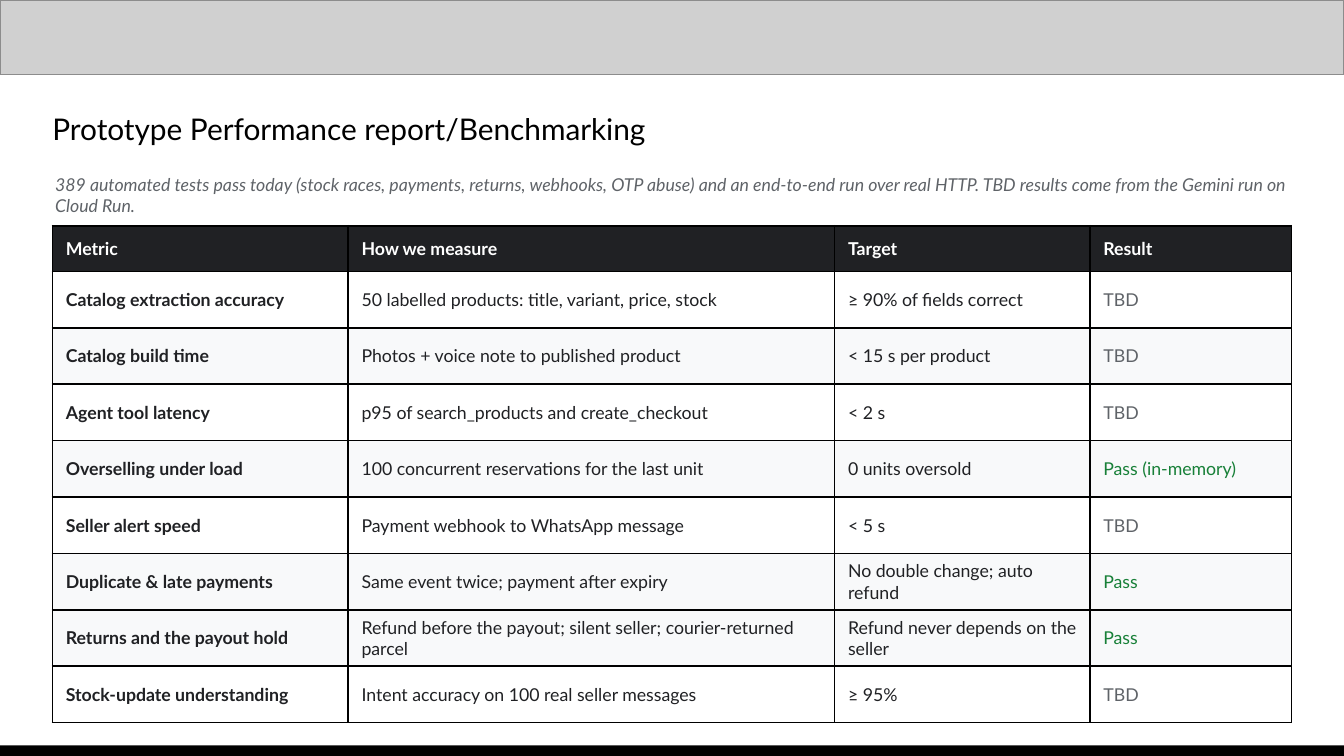
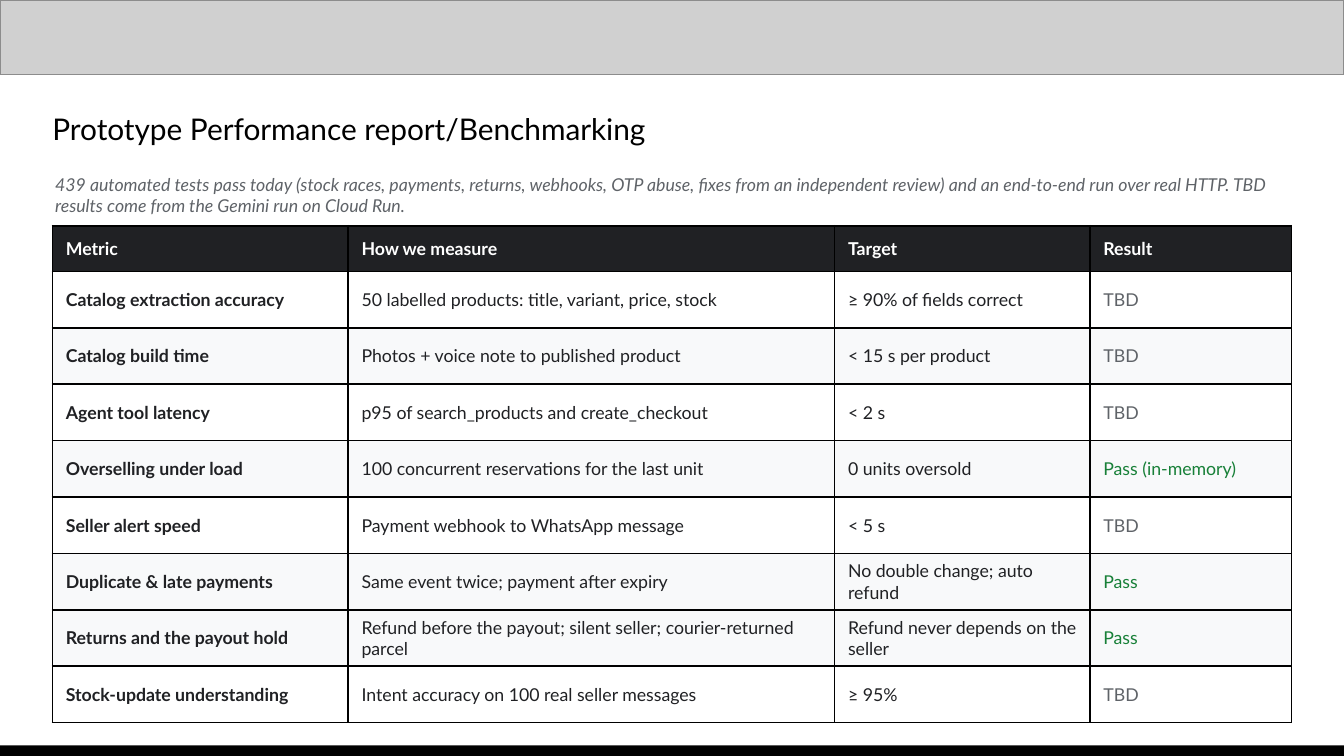
Before and after one commit to galihsatriawan/etalase, a slide deck: slide 11 of submission/Etalase_AI_Builder_Cup_Submission.pptx. Drawn at 1344x756 pixels with LibreOffice and Linux fonts; fonts in the diff are those of the drawing; grey boxes stand for pictures. Boxes give left, top, right and bottom in pixels: in the first picture for what was removed or moved away, otherwise in the second. Text is boxed around its words. In the diff, an @@ line names an element or a change of style, - is before the commit and + after.

```diff
--- a/submission/Etalase_AI_Builder_Cup_Submission.pptx
+++ b/submission/Etalase_AI_Builder_Cup_Submission.pptx
@@ text at bbox=[55, 177, 1266, 214]: text changed @@
-389 automated tests pass today (stock races, payments, returns, webhooks, OTP abuse) and an end-to-end run over real HTTP. TBD results come from the Gemini run on Cloud Run.
+439 automated tests pass today (stock races, payments, returns, webhooks, OTP abuse, fixes from an independent review) and an end-to-end run over real HTTP. TBD results come from the Gemini run on Cloud Run.
```
Also in this commit, not shown: 4 other slides changed, 21 other files.
